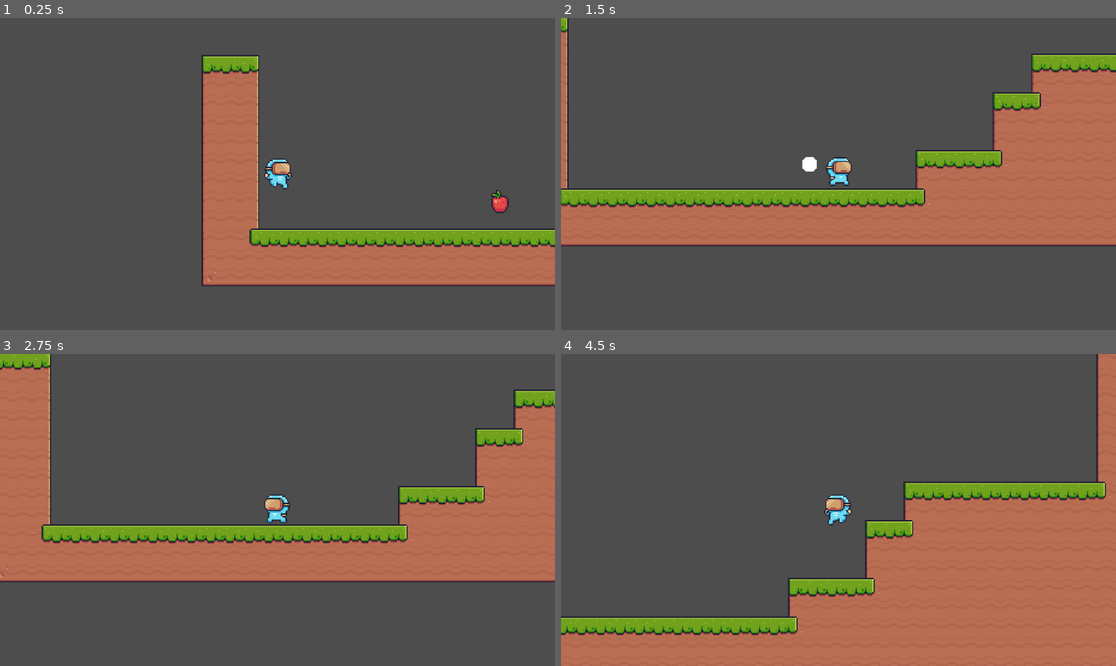
Above: before the commit, frames 1-4 (two rows, left to right).
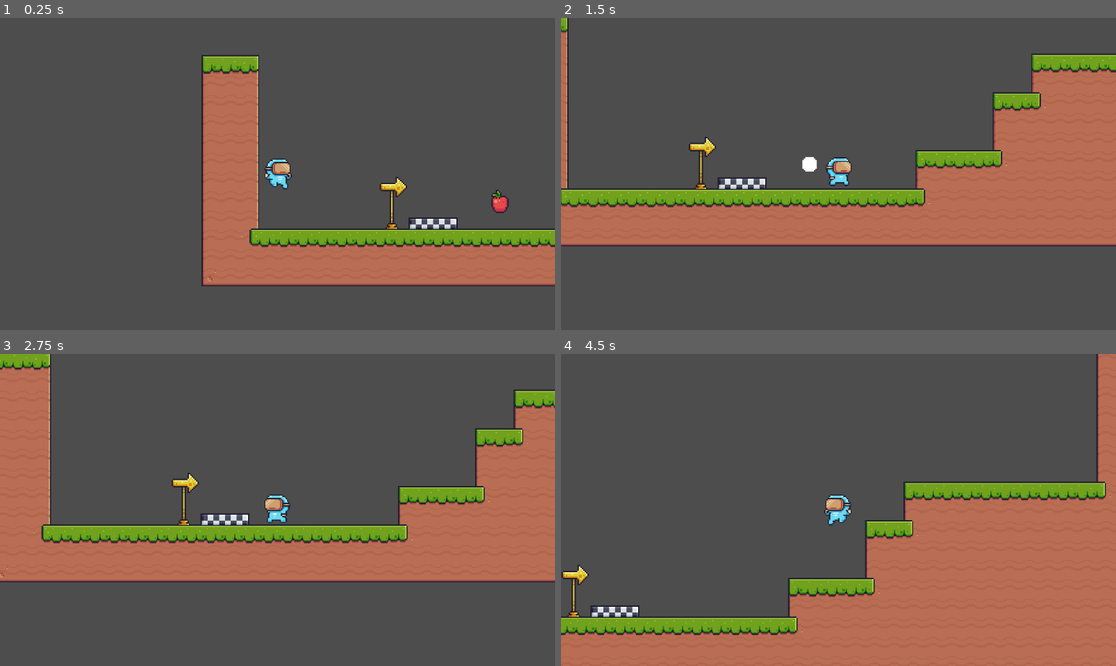
Above: after the commit, the same moments.

Repository: CD1FOX/2D-Platformer
Game: Godot game, scene res://Scenes/main.tscn
Same seed, same stepped clock (60 frames per second), same inputs: the game is played once before the commit and once after it.
Inputs:
- Up to frame 1 (0.25 s): no input
- Up to frame 2 (1.5 s): hold D (Right) from 0.53 s (still down); tap W (Jump) at 0.77 s
- Up to frame 3 (2.75 s): tap W (Jump) at 1.52 s; release D (Right) at 2.03 s; hold A (Left) from 2.03 s (still down)
- Up to frame 4 (4.5 s): release A (Left) at 2.78 s; hold D (Right) 2.78-4.28 s; tap W (Jump) at 3.02, 3.77 s; hold A (Left) from 4.28 s (still down)

The runs differ from the first frame. In frame 1, 0.5% of the frame differs, in the area x 68-83%, y 51-68%; in frame 2, 0.5%, in the area x 23-38%, y 38-55%; in frame 3, 0.5%; in frame 4, 0.5%.

Commit message:
Update
Start line

Diff:
--- a/Global.gd
+++ b/Global.gd
@@ -1,3 +1,4 @@
 extends Node
 
 var score = 0
+var starting = false
--- a/Scenes/Collectibles/apple.tscn
+++ b/Scenes/Collectibles/apple.tscn
@@ -187,10 +187,8 @@
 
 [node name="AnimatedSprite2D" type="AnimatedSprite2D" parent="."]
 sprite_frames = SubResource("SpriteFrames_8bymk")
-animation = &"Collected"
+animation = &"Apple"
 autoplay = "Apple"
-frame = 5
-frame_progress = 1.0
 
 [node name="CollisionShape2D" type="CollisionShape2D" parent="."]
 position = Vector2(0, -1)
--- /dev/null
+++ b/Scenes/Environment/Scripts/start_line.gd
@@ -0,0 +1,14 @@
+extends Area2D
+
+var already_stepped = false
+
+
+func _on_body_entered(body: Node2D) -> void:
+	if body.name == 'Player' and not already_stepped:
+		$AnimatedSprite2D.play("Start")
+		Global.starting = true
+
+
+func _on_body_exited(body: Node2D) -> void:
+	if body.name == 'Player':
+		already_stepped = true
--- /dev/null
+++ b/Scenes/Environment/start_line.tscn
@@ -0,0 +1,157 @@
+[gd_scene load_steps=23 format=3 uid="uid://dgo6m58fgffsi"]
+
+[ext_resource type="Texture2D" uid="uid://dl53s542km6y1" path="res://Assets/Pixel Adventure!/Items/Checkpoints/Start/Start (Idle).png" id="1_dxi3b"]
+[ext_resource type="Script" uid="uid://uv7b8t0vsefn" path="res://Scenes/Environment/Scripts/start_line.gd" id="1_pfnrc"]
+[ext_resource type="Texture2D" uid="uid://rqm6xb0b6tfe" path="res://Assets/Pixel Adventure!/Items/Checkpoints/Start/Start (Moving) (64x64).png" id="2_pfnrc"]
+
+[sub_resource type="AtlasTexture" id="AtlasTexture_pwk86"]
+atlas = ExtResource("2_pfnrc")
+region = Rect2(0, 0, 64, 64)
+
+[sub_resource type="AtlasTexture" id="AtlasTexture_25ydf"]
+atlas = ExtResource("2_pfnrc")
+region = Rect2(64, 0, 64, 64)
+
+[sub_resource type="AtlasTexture" id="AtlasTexture_gcb6g"]
+atlas = ExtResource("2_pfnrc")
+region = Rect2(128, 0, 64, 64)
+
+[sub_resource type="AtlasTexture" id="AtlasTexture_su8ql"]
+atlas = ExtResource("2_pfnrc")
+region = Rect2(192, 0, 64, 64)
+
+[sub_resource type="AtlasTexture" id="AtlasTexture_wgrfl"]
+atlas = ExtResource("2_pfnrc")
+region = Rect2(256, 0, 64, 64)
+
+[sub_resource type="AtlasTexture" id="AtlasTexture_m8kme"]
+atlas = ExtResource("2_pfnrc")
+region = Rect2(320, 0, 64, 64)
+
+[sub_resource type="AtlasTexture" id="AtlasTexture_otjb6"]
+atlas = ExtResource("2_pfnrc")
+region = Rect2(384, 0, 64, 64)
+
+[sub_resource type="AtlasTexture" id="AtlasTexture_i6op1"]
+atlas = ExtResource("2_pfnrc")
+region = Rect2(448, 0, 64, 64)
+
+[sub_resource type="AtlasTexture" id="AtlasTexture_fmpd3"]
+atlas = ExtResource("2_pfnrc")
+region = Rect2(512, 0, 64, 64)
+
+[sub_resource type="AtlasTexture" id="AtlasTexture_d6igb"]
+atlas = ExtResource("2_pfnrc")
+region = Rect2(576, 0, 64, 64)
+
+[sub_resource type="AtlasTexture" id="AtlasTexture_s7gfd"]
+atlas = ExtResource("2_pfnrc")
+region = Rect2(640, 0, 64, 64)
+
+[sub_resource type="AtlasTexture" id="AtlasTexture_u6qp6"]
+atlas = ExtResource("2_pfnrc")
+region = Rect2(704, 0, 64, 64)
+
+[sub_resource type="AtlasTexture" id="AtlasTexture_stuma"]
+atlas = ExtResource("2_pfnrc")
+region = Rect2(768, 0, 64, 64)
+
+[sub_resource type="AtlasTexture" id="AtlasTexture_fe8f5"]
+atlas = ExtResource("2_pfnrc")
+region = Rect2(832, 0, 64, 64)
+
+[sub_resource type="AtlasTexture" id="AtlasTexture_wvb6j"]
+atlas = ExtResource("2_pfnrc")
+region = Rect2(896, 0, 64, 64)
+
+[sub_resource type="AtlasTexture" id="AtlasTexture_ljqfc"]
+atlas = ExtResource("2_pfnrc")
+region = Rect2(960, 0, 64, 64)
+
+[sub_resource type="AtlasTexture" id="AtlasTexture_whe6v"]
+atlas = ExtResource("2_pfnrc")
+region = Rect2(1024, 0, 64, 64)
+
+[sub_resource type="SpriteFrames" id="SpriteFrames_vw7w2"]
+animations = [{
+"frames": [{
+"duration": 1.0,
+"texture": ExtResource("1_dxi3b")
+}],
+"loop": true,
+"name": &"Idle",
+"speed": 5.0
+}, {
+"frames": [{
+"duration": 1.0,
+"texture": SubResource("AtlasTexture_pwk86")
+}, {
+"duration": 1.0,
+"texture": SubResource("AtlasTexture_25ydf")
+}, {
+"duration": 1.0,
+"texture": SubResource("AtlasTexture_gcb6g")
+}, {
+"duration": 1.0,
+"texture": SubResource("AtlasTexture_su8ql")
+}, {
+"duration": 1.0,
+"texture": SubResource("AtlasTexture_wgrfl")
+}, {
+"duration": 1.0,
+"texture": SubResource("AtlasTexture_m8kme")
+}, {
+"duration": 1.0,
+"texture": SubResource("AtlasTexture_otjb6")
+}, {
+"duration": 1.0,
+"texture": SubResource("AtlasTexture_i6op1")
+}, {
+"duration": 1.0,
+"texture": SubResource("AtlasTexture_fmpd3")
+}, {
+"duration": 1.0,
+"texture": SubResource("AtlasTexture_d6igb")
+}, {
+"duration": 1.0,
+"texture": SubResource("AtlasTexture_s7gfd")
+}, {
+"duration": 1.0,
+"texture": SubResource("AtlasTexture_u6qp6")
+}, {
+"duration": 1.0,
+"texture": SubResource("AtlasTexture_stuma")
+}, {
+"duration": 1.0,
+"texture": SubResource("AtlasTexture_fe8f5")
+}, {
+"duration": 1.0,
+"texture": SubResource("AtlasTexture_wvb6j")
+}, {
+"duration": 1.0,
+"texture": SubResource("AtlasTexture_ljqfc")
+}, {
+"duration": 1.0,
+"texture": SubResource("AtlasTexture_whe6v")
+}],
+"loop": false,
+"name": &"Start",
+"speed": 20.0
+}]
+
+[sub_resource type="CircleShape2D" id="CircleShape2D_qnict"]
+radius = 21.2132
+
+[node name="StartLine" type="Area2D"]
+script = ExtResource("1_pfnrc")
+
+[node name="AnimatedSprite2D" type="AnimatedSprite2D" parent="."]
+sprite_frames = SubResource("SpriteFrames_vw7w2")
+animation = &"Idle"
+
+[node name="CollisionShape2D" type="CollisionShape2D" parent="."]
+position = Vector2(-2, 13)
+shape = SubResource("CircleShape2D_qnict")
+
+[connection signal="body_entered" from="." to="." method="_on_body_entered"]
+[connection signal="body_exited" from="." to="." method="_on_body_exited"]
--- a/Scenes/main.tscn
+++ b/Scenes/main.tscn
@@ -1,13 +1,11 @@
-[gd_scene load_steps=4 format=4 uid="uid://b6uxu28xeegam"]
+[gd_scene load_steps=5 format=4 uid="uid://b6uxu28xeegam"]
 
 [ext_resource type="PackedScene" uid="uid://dsnb28ukkayny" path="res://Scenes/Entity/player.tscn" id="1_jjgbg"]
 [ext_resource type="TileSet" uid="uid://6gwu36b18ay5" path="res://Assets/terrain_tilemap.tres" id="2_bo1nx"]
 [ext_resource type="PackedScene" uid="uid://bdg77nwiro1u" path="res://Scenes/Collectibles/apple.tscn" id="3_8gbba"]
+[ext_resource type="PackedScene" uid="uid://dgo6m58fgffsi" path="res://Scenes/Environment/start_line.tscn" id="4_jjvhh"]
 
 [node name="Main" type="Node2D"]
-
-[node name="Player" parent="." instance=ExtResource("1_jjgbg")]
-position = Vector2(63, 498)
 
 [node name="TileMapLayer" type="TileMapLayer" parent="."]
 tile_map_data = PackedByteArray("AAAIACYAAAAHAAIAAAAIACUAAAAHAAEAAAAIACQAAAAHAAAAAAAHACYAAAAHAAIAAAAHACUAAAAHAAEAAAAHAC …(4816 unchanged characters)…
@@ -15,3 +13,10 @@
 
 [node name="Apple" parent="." instance=ExtResource("3_8gbba")]
 position = Vector2(248, 556)
+
+[node name="StartLine" parent="." instance=ExtResource("4_jjvhh")]
+position = Vector2(179, 538)
+scale = Vector2(1.2, 1.2)
+
+[node name="Player" parent="." instance=ExtResource("1_jjgbg")]
+position = Vector2(63, 498)
Not shown, added: Scenes/Environment/Scripts/start_line.gd.uid
